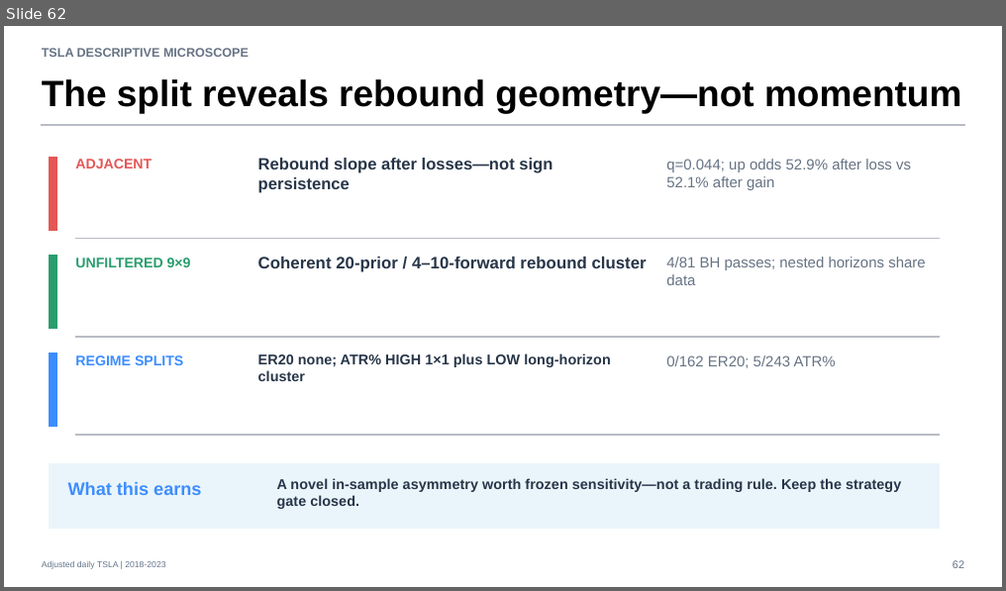
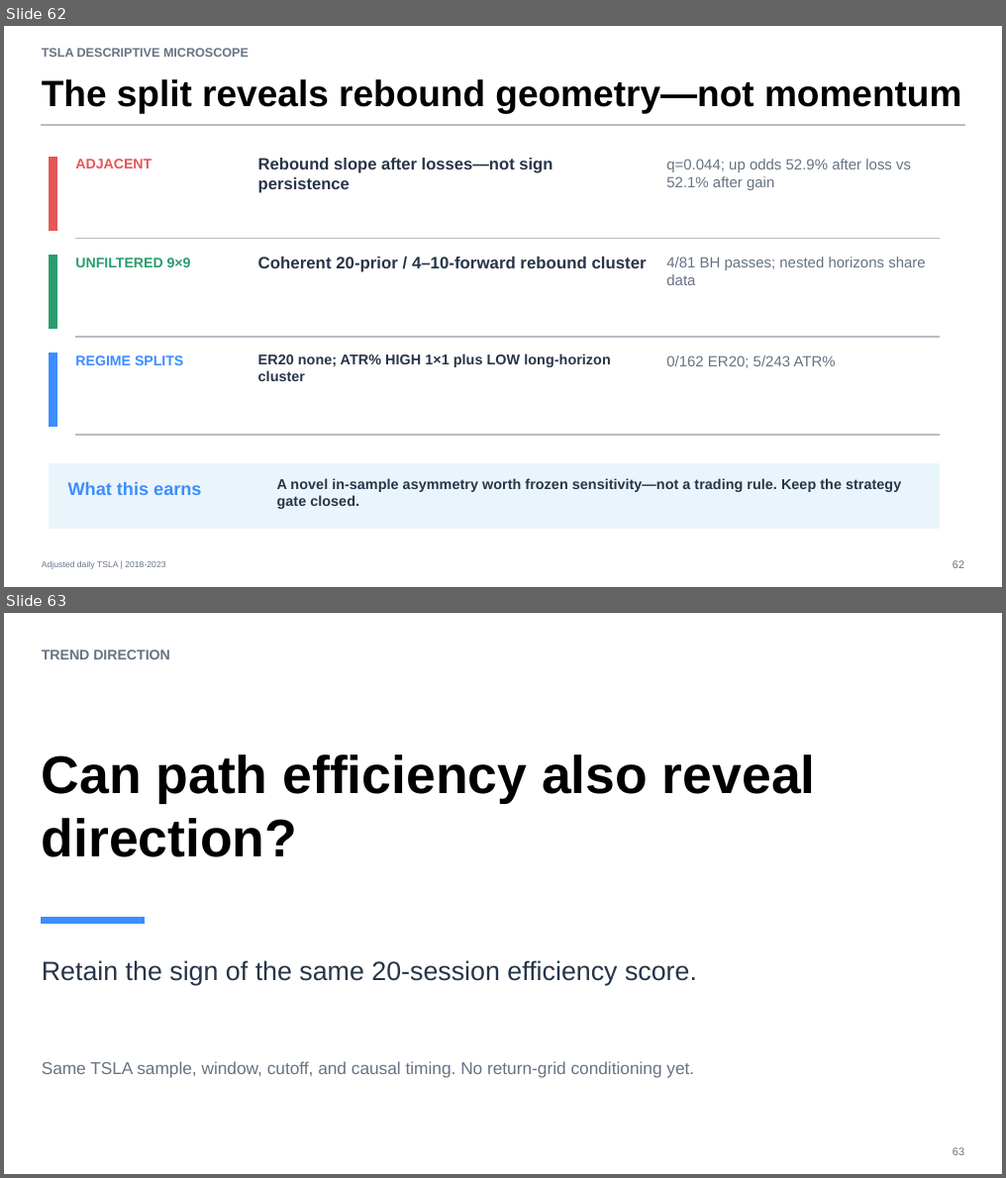
Before and after one commit to Francisc0Franc0/Time-Series-Modeling-Gen5, a slide deck: operator_hypothesis_lab/presentations/tsla_descriptive_microscope_evidence.pptx. Shown one above the other, each under a label of ours: slide 62 before the commit, slides 62 and 63 after it. The pictures are 1006x591 and 1006x1178 pixels, drawn with LibreOffice and Linux fonts; fonts in the diff are those of the drawing. Boxes give left, top, right and bottom in pixels: in the first picture for what was removed or moved away, otherwise in the second. Text is boxed around its words. In the diff, an @@ line names an element or a change of style, - is before the commit and + after.

Commit message:
Add TSLA signed ER20 direction POC

```diff
--- a/operator_hypothesis_lab/presentations/tsla_descriptive_microscope_evidence.pptx
+++ b/operator_hypothesis_lab/presentations/tsla_descriptive_microscope_evidence.pptx
@@ slide 63 added at (4, 613, 1002, 1174), background #FFFFFF @@
@@ text added at (42, 650, 170, 660), 13.5 pt, text #667384, bold @@
+TREND DIRECTION
@@ text added at (42, 755, 816, 858), 51 pt, text #000000, bold @@
+Can path efficiency also reveal direction?
@@ rectangle added at (42, 917, 145, 923), fill #3D8DFF, outline #3D8DFF 0 pt @@
@@ text added at (42, 960, 697, 985), 25.5 pt, text #273548 @@
+Retain the sign of the same 20-session efficiency score.
@@ text added at (42, 1061, 694, 1078), 16.5 pt, text #667384 @@
+Same TSLA sample, window, cutoff, and causal timing. No return-grid conditioning yet.
@@ text added at (952, 1148, 964, 1156), 10.5 pt, text #667384 @@
+63
```
Also in this commit, not shown: 3 other slides added, 7 other files.
